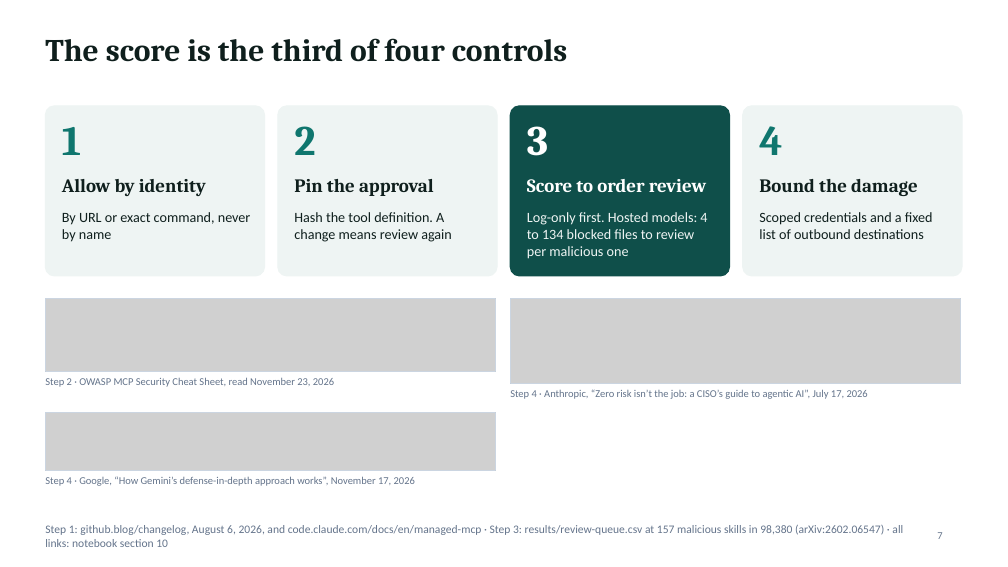
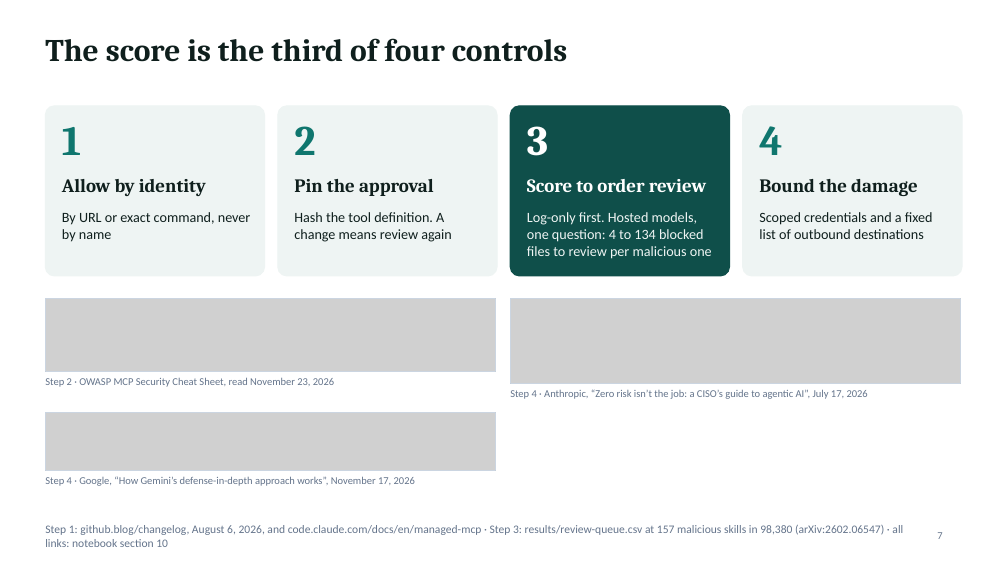
Before and after one commit to jonasneves/connector-gate, a slide deck: slide 7 of slides.pptx. Drawn at 1008x567 pixels with LibreOffice and Linux fonts; fonts in the diff are those of the drawing; grey boxes stand for pictures. Boxes give left, top, right and bottom in pixels: in the first picture for what was removed or moved away, otherwise in the second. Text is boxed around its words. In the diff, an @@ line names an element or a change of style, - is before the commit and + after.

```diff
--- a/slides.pptx
+++ b/slides.pptx
@@ text at (527, 212, 712, 259): text changed @@
-Log-only first. Hosted models: 4 to 134 blocked files to review per malicious one
+Log-only first. Hosted models, one question: 4 to 134 blocked files to review per malicious one
```
Also in this commit, not shown: 3 other slides changed, 2 other files.
